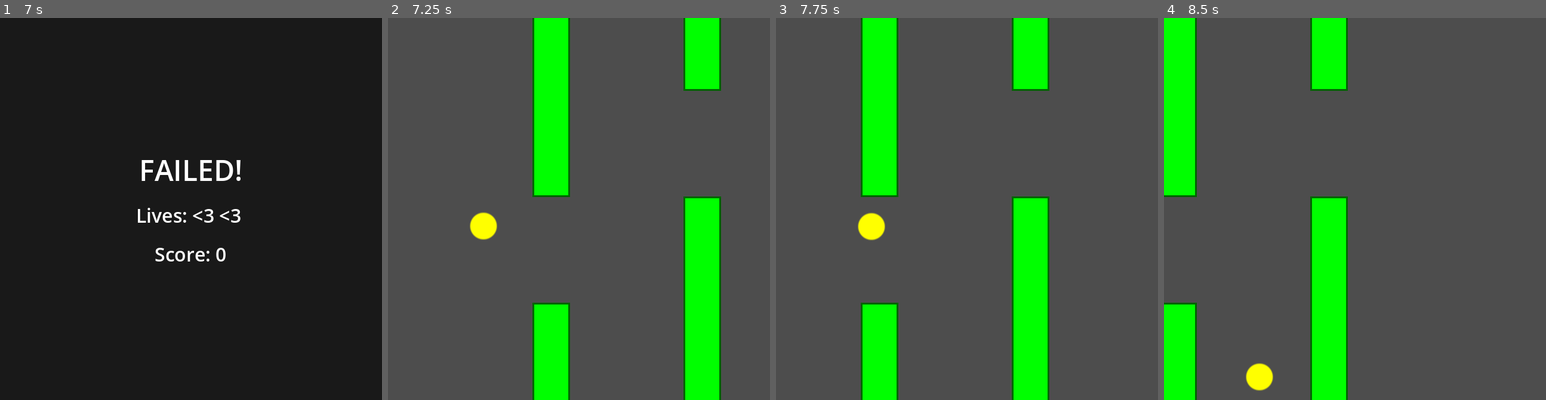
Above: before the commit, frames 1-4 (left to right).
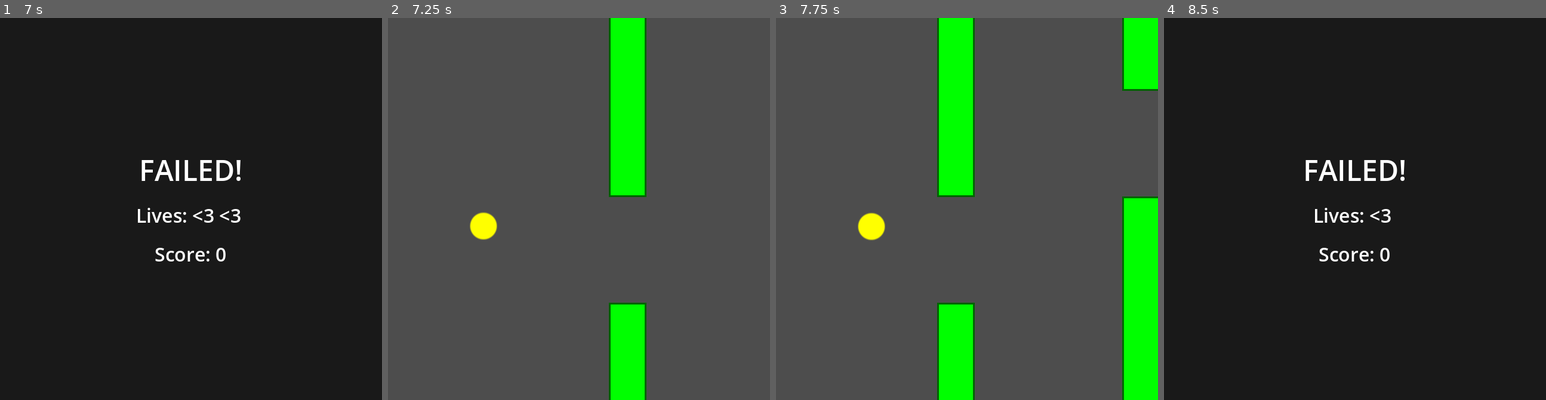
Above: after the commit, the same moments.

Repository: Tombarr/ai-microgames
Game: Godot game, scene res://main.tscn
Same seed, same stepped clock (60 frames per second), same inputs: the game is played once before the commit and once after it.
Inputs (mouse positions are in pixels of both pictures, inside the frame that each line leads up to):
- Up to frame 1 (7 s): tap Enter (ui_accept) at 0.5, 0.77, 1.07, 1.52, 1.82, 3.02, 3.32, 3.77, 4.07, 4.52, 4.82, 5.75, 6.02, 6.32, 6.5, 6.77 s; move the mouse to (275, 189) at 0.52 s; hold Right (ui_right) 0.53-1.28 s; click (275, 189) at 0.67 s; move the mouse to (114, 228) at 1.27 s; hold Down (ui_down) 1.28-2.03 s; move the mouse to (229, 124) at 2.02 s; hold Right (ui_right) 2.03-2.78 s; move the mouse to (171, 285) at 2.77 s; hold Up (ui_up) 2.78-3.53 s; click (171, 285) at 2.92 s; move the mouse to (305, 266) at 3.52 s; hold Left (ui_left) 3.53-5.03 s; move the mouse to (76, 151) at 4.27 s; move the mouse to (210, 209) at 5.02 s; hold Down (ui_down) 5.03-5.78 s; click (210, 209) at 5.17 s; move the mouse to (133, 113) at 5.77 s; hold Right (ui_right) 5.78-6.53 s; move the mouse to (275, 189) at 6.52 s; hold Up (ui_up) from 6.53 s (still down)
- Up to frame 2 (7.25 s): keep holding Up (ui_up); tap Enter (ui_accept) at 7.07 s
- Up to frame 3 (7.75 s): move the mouse to (890, 228) at 7.27 s; release Up (ui_up) at 7.28 s; hold Right (ui_right) from 7.28 s (still down); click (890, 228) at 7.42 s; tap Enter (ui_accept) at 7.52 s
- Up to frame 4 (8.5 s): tap Enter (ui_accept) at 7.82 s; move the mouse to (1393, 124) at 8.02 s; release Right (ui_right) at 8.03 s; hold Down (ui_down) from 8.03 s (still down)

Frame 1 is identical in both runs. In frame 2, 21% of the frame differs, in the area x 37-88%, y 0-100%; in frame 3, 28%; in frame 4, 100%, in the area x 0-100%, y 0-100%.

Commit message:
fix: move flappy bird first pipe farther away
Changed first pipe spawn position from 50% to 70% of screen width
to give players more time to react at game start.

🤖 Generated with [Claude Code](https://claude.com/claude-code)

Co-Authored-By: Claude <noreply@anthropic.com>

Diff:
--- a/games/flappy_bird/main.gd
+++ b/games/flappy_bird/main.gd
@@ -42,8 +42,8 @@
 	bird_collision.shape = bird_shape
 	bird.add_child(bird_collision)
 
-	# Spawn first pipe close to the bird so game can start immediately
-	next_pipe_x = viewport_size.x * 0.5
+	# Spawn first pipe farther away to give player time to react
+	next_pipe_x = viewport_size.x * 0.7
 	_spawn_pipe()
 
 	print("Flappy Bird Started! Pass " + str(TARGET_SCORE) + " pipes!")
